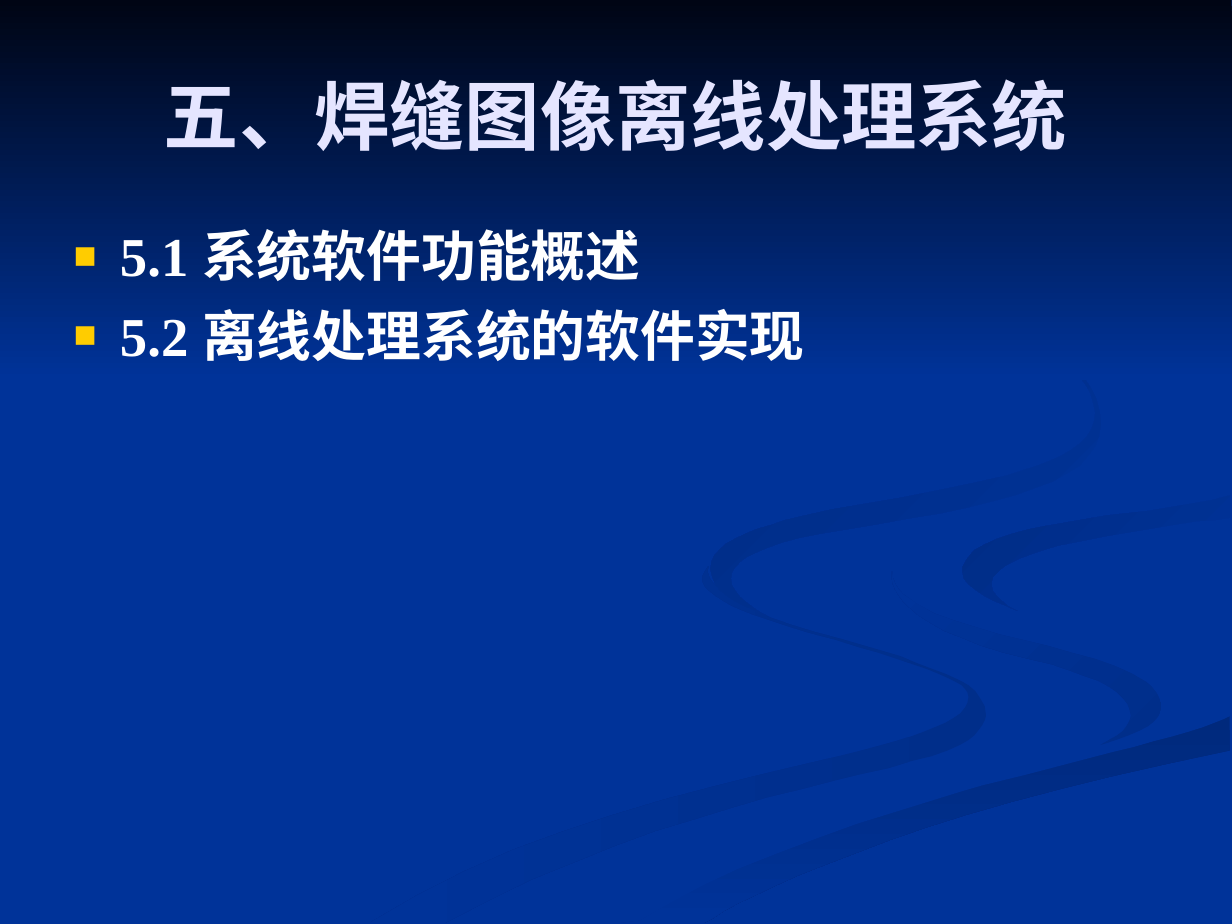
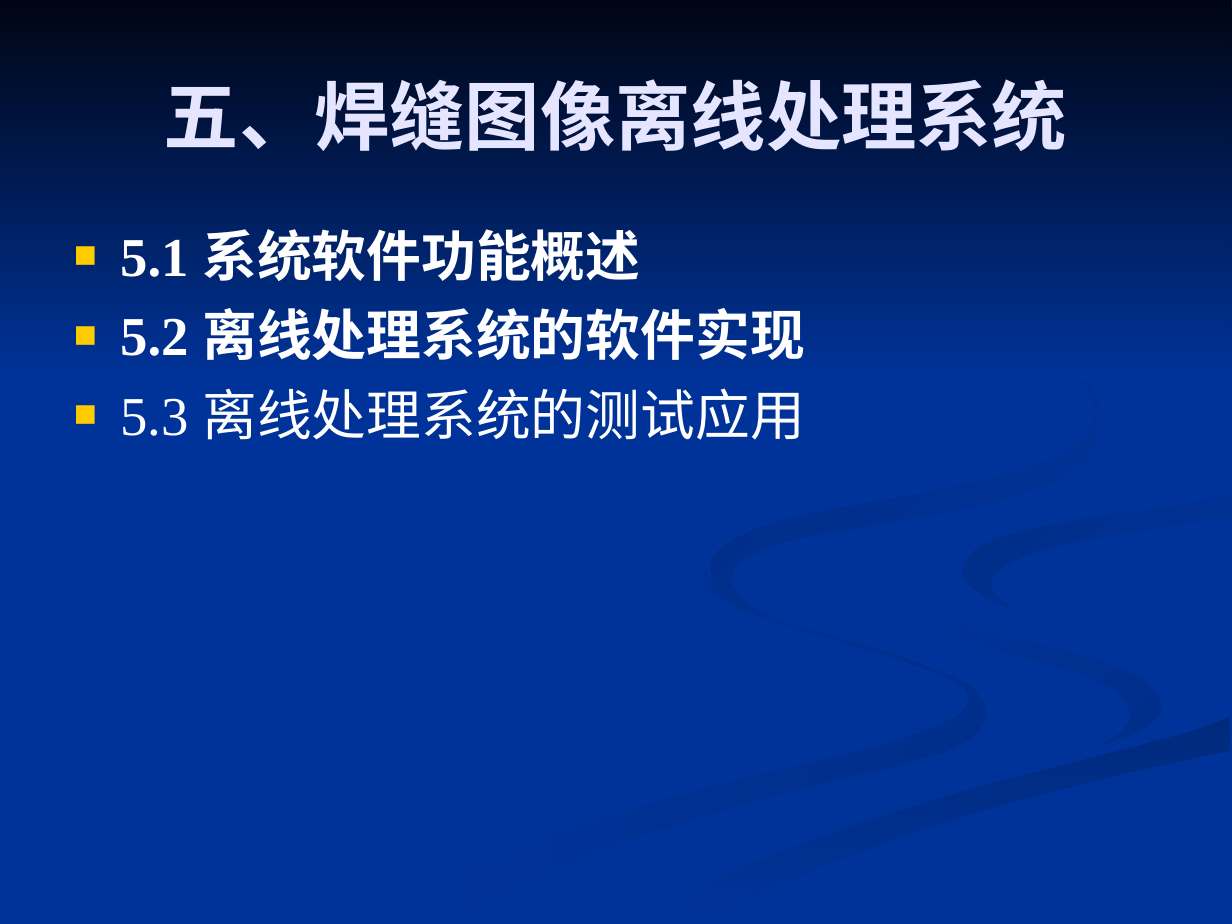
Before and after one commit to 61--/weiyanmin, a slide deck: slide 23 of 工程硕士/基于被动光的管道打底MIG焊焊缝图像处理算法的研究.ppt. Drawn at 1232x924 pixels with LibreOffice and Linux fonts; fonts in the diff are those of the drawing. Boxes give left, top, right and bottom in pixels: in the first picture for what was removed or moved away, otherwise in the second. Text is boxed around its words. In the diff, an @@ line names an element or a change of style, - is before the commit and + after.

```diff
--- a/工程硕士/基于被动光的管道打底MIG焊焊缝图像处理算法的研究.ppt
+++ b/工程硕士/基于被动光的管道打底MIG焊焊缝图像处理算法的研究.ppt
@@ freeform shape at bbox=[711, 287, 1101, 616]: fill gradient #003399 to #002B81 to gradient #002B82 to #003399 @@
@@ text at bbox=[120, 388, 805, 440]: paragraph added @@
+■ 5.3 离线处理系统的测试应用
```
Also in this commit, not shown: 23 other slides changed, 8 slides added.
